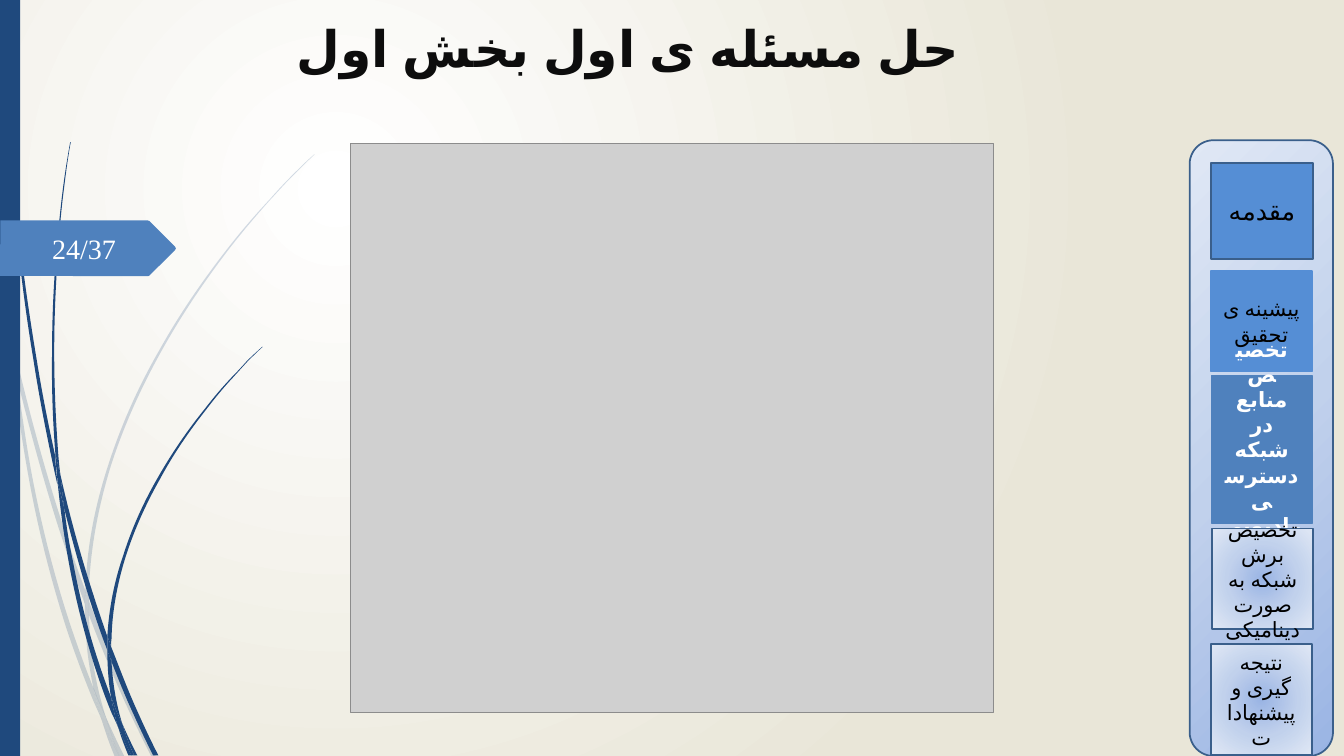
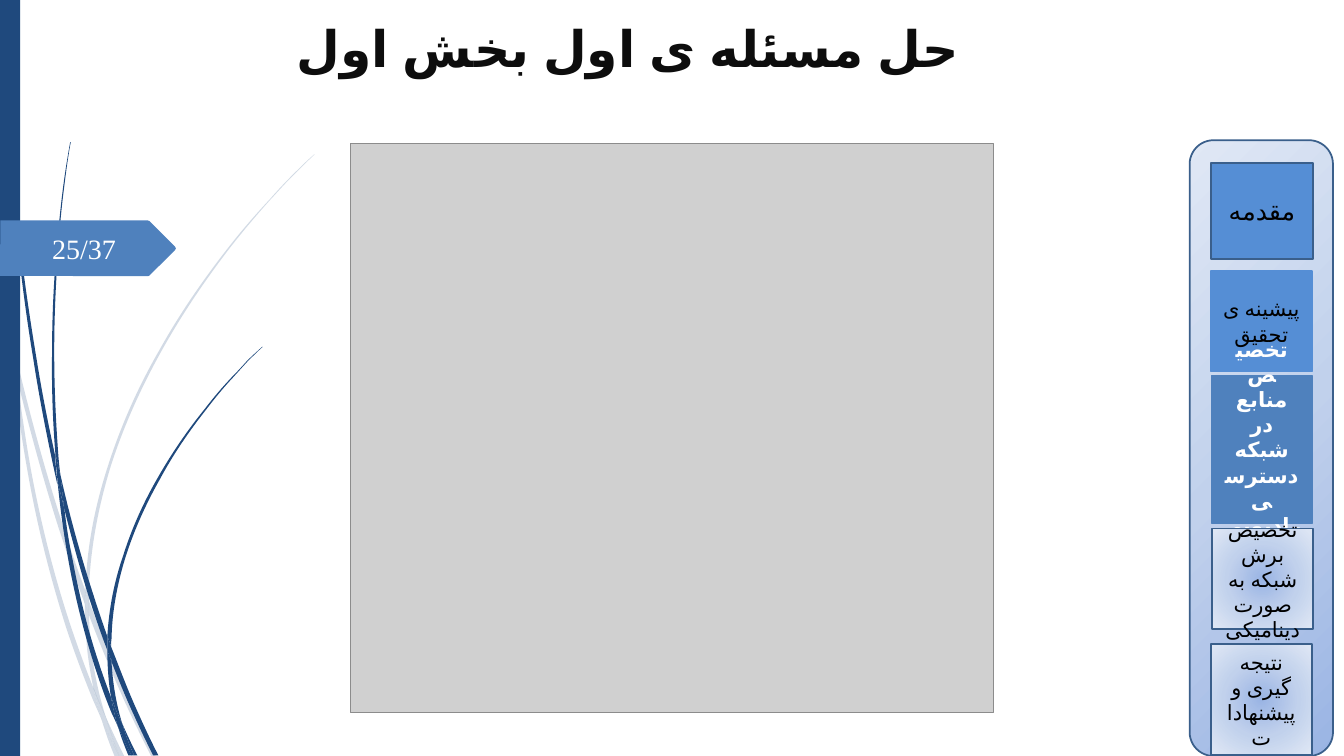
Before and after one commit to mkm1992/phd-project, a slide deck: slide 25 of Latex/tex1/proposal.pptx (slide 24 before the commit). Drawn at 1344x756 pixels with LibreOffice and Linux fonts; fonts in the diff are those of the drawing; grey boxes stand for pictures; background and template pictures are left out. Boxes give left, top, right and bottom in pixels: in the first picture for what was removed or moved away, otherwise in the second. Text is boxed around its words. In the diff, an @@ line names an element or a change of style, - is before the commit and + after.

```diff
--- a/Latex/tex1/proposal.pptx
+++ b/Latex/tex1/proposal.pptx
@@ background gradient #FFFFFF to #EAE7D8 to #FFFFFF @@
@@ page number at bbox=[52, 240, 116, 260]: text changed @@
-24/37
+25/37
```
Also in this commit, not shown: 36 other slides changed, 1 slide added.
